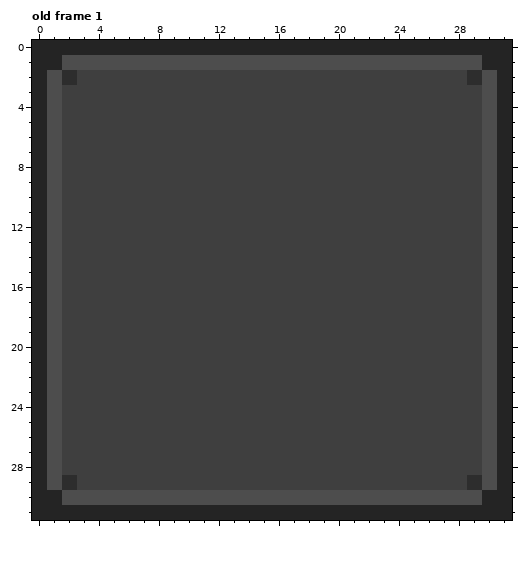
Pixel-art file, stored at Assets/Sprites/FloorTilesDark.aseprite. Above: the version before the commit.
32x32 pixels, 9 frames. Colours within 5 levels of each other are drawn and written as one. Shown: old frame 1. The commit also changed other frames, which this record leaves out.
The result:
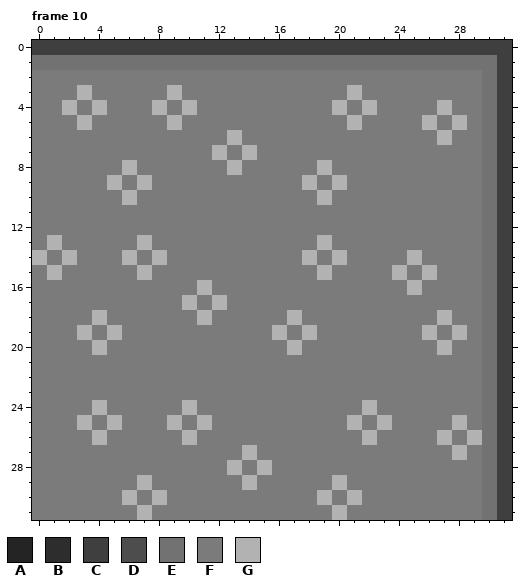
Palette (. is transparent): A #242424  B #2d2d2d  C #3f3f3f  D #4d4d4d  E #727272  F #7b7b7b  G #b2b2b2
A new or re-ordered frame is compared with the old frame closest to it.
Edits made:
frames 9 -> 22
Changed rows in their new state; - is an unchanged pixel.
Frame 10 is new; against old frame 1:
first column x 0:
 0 CCCCCCCCCCCCCCCCCCCCCCCCCCCCCCCC
 1 EEEEEEEEEEEEEEEEEEEEEEEEEEEEEEEC
 2 FFFFFFFFFFFFFFFFFFFFFFFFFFFFFFEC
 3 FFFGFFFFFGFFFFFFFFFFFGFFFFFFFFEC
 4 FFGFGFFFGFGFFFFFFFFFGFGFFFFGFFEC
 5 FFFGFFFFFGFFFFFFFFFFFGFFFFGFGFEC
 6 FFFFFFFFFFFFFGFFFFFFFFFFFFFGFFEC
 7 FFFFFFFFFFFFGFGFFFFFFFFFFFFFFFEC
 8 FFFFFFGFFFFFFGFFFFFGFFFFFFFFFFEC
 9 FFFFFGFGFFFFFFFFFFGFGFFFFFFFFFEC
10 FFFFFFGFFFFFFFFFFFFGFFFFFFFFFFEC
11 FFFFFFFFFFFFFFFFFFFFFFFFFFFFFFEC
12 FFFFFFFFFFFFFFFFFFFFFFFFFFFFFFEC
13 FGFFFFFGFFFFFFFFFFFGFFFFFFFFFFEC
14 GFGFFFGFGFFFFFFFFFGFGFFFFGFFFFEC
15 FGFFFFFGFFFFFFFFFFFGFFFFGFGFFFEC
16 FFFFFFFFFFFGFFFFFFFFFFFFFGFFFFEC
17 FFFFFFFFFFGFGFFFFFFFFFFFFFFFFFEC
18 FFFFGFFFFFFGFFFFFGFFFFFFFFFGFFEC
19 FFFGFGFFFFFFFFFFGFGFFFFFFFGFGFEC
20 FFFFGFFFFFFFFFFFFGFFFFFFFFFGFFEC
21 FFFFFFFFFFFFFFFFFFFFFFFFFFFFFFEC
22 FFFFFFFFFFFFFFFFFFFFFFFFFFFFFFEC
23 FFFFFFFFFFFFFFFFFFFFFFFFFFFFFFEC
24 FFFFGFFFFFGFFFFFFFFFFFGFFFFFFFEC
25 FFFGFGFFFGFGFFFFFFFFFGFGFFFFGFEC
26 FFFFGFFFFFGFFFFFFFFFFFGFFFFGFGEC
27 FFFFFFFFFFFFFFGFFFFFFFFFFFFFGFEC
28 FFFFFFFFFFFFFGFGFFFFFFFFFFFFFFEC
29 FFFFFFFGFFFFFFGFFFFFGFFFFFFFFFEC
30 FFFFFFGFGFFFFFFFFFFGFGFFFFFFFFEC
31 FFFFFFFGFFFFFFFFFFFFGFFFFFFFFFEC
